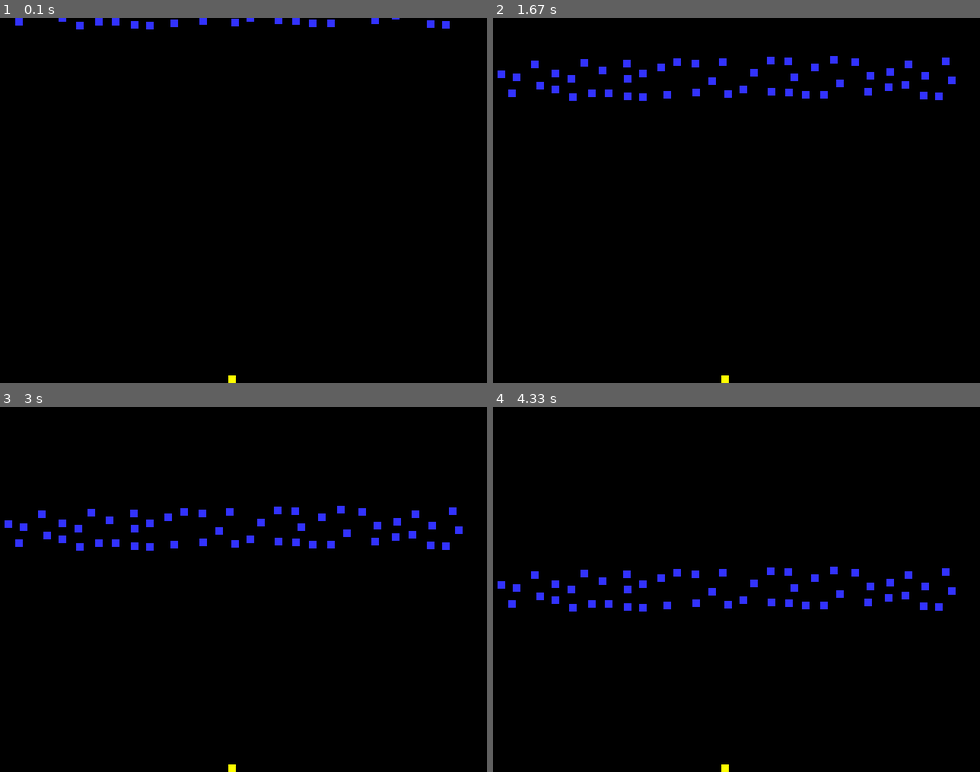
Above: before the commit, frames 1-4 (two rows, left to right).
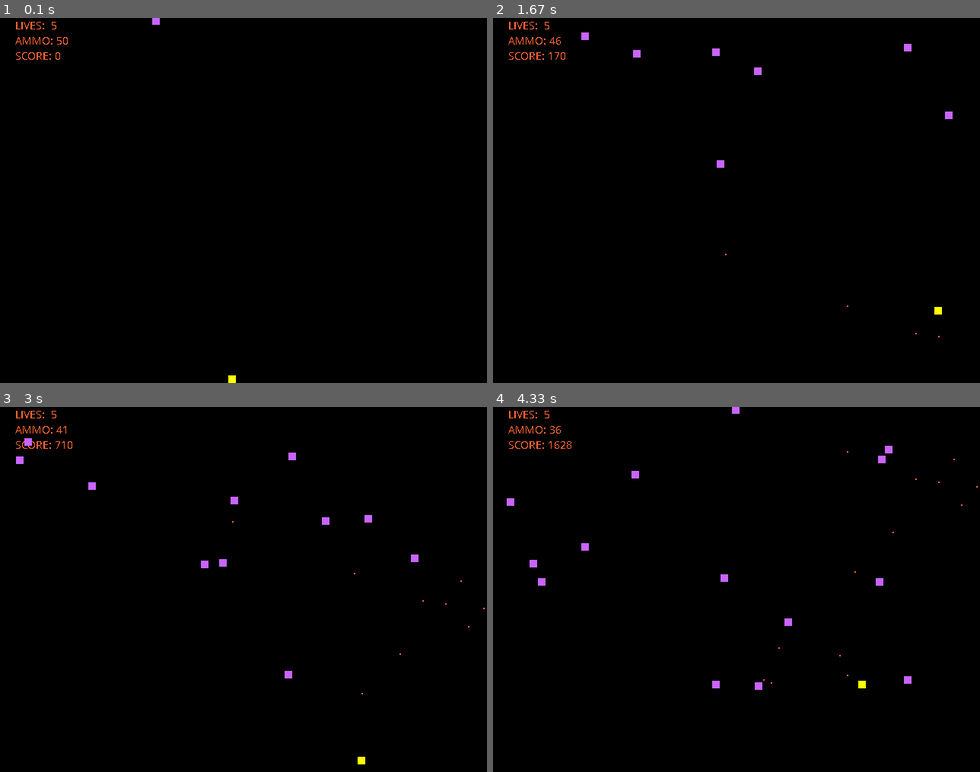
Above: after the commit, the same moments.

Repository: ErdemGunseli/Other
Game: pygame game, started from invaders.py
Same seed, same stepped clock (60 frames per second), same inputs: the game is played once before the commit and once after it.
Inputs:
- Up to frame 1 (0.1 s): no input
- Up to frame 2 (1.67 s): hold Space 0.33-0.8 s; hold D 0.33-0.8 s; hold D 0.83-1.3 s; tap Space at 0.9, 1.2, 1.4 s; hold W 1.33-1.63 s
- Up to frame 3 (3 s): hold D 1.67-2.13 s; tap Space at 1.73, 2.03, 2.23, 2.53, 2.8 s; hold A 2.17-2.7 s; hold S from 2.73 s (still down)
- Up to frame 4 (4.33 s): release S at 3.03 s; hold A 3.07-3.47 s; tap Space at 3.13, 3.43, 3.57, 3.97, 4.27 s; hold W 3.5-3.87 s; hold D from 3.9 s (still down)

The runs differ from the first frame. In frame 1, 0.7% of the frame differs, in the area x 3-93%, y 0-12%; in frame 2, 2.1%; in frame 3, 2.2%; in frame 4, 2.3%, in the area x 0-100%, y 0-100%.

Commit message:
Update invaders.py

Diff:
--- a/invaders.py
+++ b/invaders.py
@@ -1,15 +1,26 @@
+
 import pygame
 import random
 import math
-
+from pygame.constants import K_DOWN
 from pygame.display import set_palette, update
+from pygame.event import pump
 from pygame.sprite import spritecollide
+from pygame.constants import K_UP
+pygame.font.init()
+
+#TODO: Improve movement.
+#TODO: Have the while loop minimised.
+#TODO: Make multiple levels.
+#TODO: Make the enemies disappear when hit and add 5 to the bullet count as well as 1 to the score.
 
 # Colours:
 BLACK = (0,0,0)
 WHITE = (255,255,255)
 BLUE = (50,50,255)
 YELLOW = (255,255,0)
+RED = (255,100, 50)
+PURPLE = (200,100,255)
 
 pygame.init()
 
@@ -18,10 +29,14 @@
 screen = pygame.display.set_mode(size)
 bullets = 100
 
+maxInvaderSpeed = 10
+
 invaderGroup = pygame.sprite.Group() # A list of enemies.
+bulletGroup = pygame.sprite.Group() # A list of bullets.
 allSpritesGroup = pygame.sprite.Group() # A list of all sprites.
 
-numberOfEnemies = 50 # There will be 50 enemies.
+
+numberOfEnemies = 20 # There will be 20 enemies.
 
 playerMovePerFrame = 5 # The number of px the player will move per frame.
 
@@ -37,6 +52,8 @@
         super().__init__() #Inherits from Sprite Class
 
         self.speed = speed
+        self.xSpeed = speed * random.randrange(-1, 2)
+        self.ySpeed = speed * random.randrange(1, 3)
 
         # Creates a sprite and fills it with 'color'.
         self.image = pygame.Surface([width,height])
@@ -44,24 +61,37 @@
 
         # Sets the position of the sprite within the range.
         self.rect = self.image.get_rect()
-        self.rect.x = random.randrange(0, 600)
-        self.rect.y = random.randrange(-50, 0)
+        self.rect.x = random.randrange(30, 600)
+        self.rect.y = random.randrange(-500, 0)
 
     # Class update function
     def update(self):
-        if self.rect.y + 5 <= 480:
-            self.rect.y = self.rect.y + self.speed
-        else:
-            self.rect.y = 0
+        if self.rect.y > 700:
+            self.rect.y = -60
+        elif self.rect.x <= 0 or self.rect.x >= 630:
+            self.xSpeed = -self.xSpeed
+
+        self.rect.x += self.xSpeed
+        self.rect.y += self.ySpeed
+
 
 
 class Player(pygame.sprite.Sprite):
 
-    def __init__(self, color, width, height): # Constructor
+    def __init__(self, color, width, height, bulletCount): # Constructor
 
         super().__init__() # Inherits from Sprite Class
 
         self.speed = 0  # The speed of the player is 0.
+        self.xSpeed = self.speed
+        self.ySpeed = self.speed
+
+        self.lives = 5
+        self.bulletCount = bulletCount
+        self.score = 0
+
+        self.width = width
+        self.height = height
 
         # Creates a sprite and fills it with 'color'.
         self.image = pygame.Surface([width,height])
@@ -72,56 +102,108 @@
         self.rect.x = 300
         self.rect.y =  470
 
-
-
-    def setPlayerSpeed(self, speed):
-        #TODO: Add selection to ensure that the player doesn't go offscreen.
-
-            self.speed = speed
-
-
+    def bulletShooter(self):
+        if self.bulletCount > 0:
+            myBullet = Bullet(self.rect.x + 0.5 * self.width, self.rect.y )
+            bulletGroup.add(myBullet)
+            allSpritesGroup.add(myBullet)
+
+            self.bulletCount -= 1
+
+    def playerScoreDisplayer(self):
+        defaultFont = pygame.font.SysFont('Comic Sans MS', 15)
+        myLives = defaultFont.render("LIVES:  {}".format(self.lives), False, RED)
+        muBulletCount = defaultFont.render("AMMO: {}".format(self.bulletCount), False, RED)
+        myScore = defaultFont.render("SCORE: {}".format(self.score), False, RED)
+
+        screen.blit(myLives, (20,0))
+        screen.blit(muBulletCount, (20, 20))
+        screen.blit(myScore, (20, 40))
+
+
+    def decreaseLife(self):
+        self.lives -= 1
+
+    def increaseScore(self):
+        self.score += 1
+
+
+    def setPlayerSpeed(self, coordinate, speed):
+        if coordinate == "x":
+            self.xSpeed = speed
+        elif coordinate == "y":
+            self.ySpeed = speed
 
     def update(self):
-        self.rect.x += self.speed
-
-def detached(myEnemy, enemyGroup): # Checks if the new enemy is detached from all previously creted ones.
-    for enemy in enemyGroup:
-        # If for all of the enemies, the difference in x or y coordinates is 10 or less, it is not detached. Used 20 to make them spread apart.
-        if (abs(myEnemy.rect.x - enemy.rect.x) < 20) and (abs(myEnemy.rect.y - enemy.rect.y) < 20):
-            return False
-
-    return True
+        self.rect.x += self.xSpeed
+        self.rect.y += self.ySpeed
+
+        # Ensures that the player cannot leave the screen:
+        if self.rect.x < 0: self.rect.x = 0
+        elif self.rect.x > 630: self.rect.x = 630
+
+        if self.rect.y < 0: self.rect.x = 0
+
+        elif self.rect.y > 470: self.rect.y = 470
+
+
+class Bullet(pygame.sprite.Sprite):
+    def __init__(self, xSpawn, ySpawn):
+        super().__init__()
+
+        self.speed = 2
+        self.color = RED
+
+        self.image = pygame.Surface([2,2])
+        self.image.fill(self.color)
+        self.rect = self.image.get_rect()
+
+        self.rect.x = xSpawn
+        self.rect.y = ySpawn
+
+    def update(self):
+        self.rect.y -= 2
+
 
 # When this is true, the game will end:
 done = False
 
 for x in range(numberOfEnemies):
-    isDetached = False
-    while not isDetached: #Repeats until the enemy generated is detached from all others.
-        myInvader = Invaders(BLUE, 10, 10,1) # The enemiws are blue, 10px squares with a speed if 1px/frame.
-
-        if detached(myInvader, invaderGroup):
-            invaderGroup.add(myInvader) # Adds the new enemy to the group of enemy.
-            allSpritesGroup.add(myInvader) # Adds the new snowflake to the group of all sprites.
-            isDetached = True
-
-myPlayer = Player(YELLOW, 10, 10) # The player is a 10px square.
+        myInvader = Invaders(PURPLE, 10, 10, 1) # The enemies are blue, 10px squares with a speed if 1px/frame
+        invaderGroup.add(myInvader) # Adds the new enemy to the group of enemy.
+        allSpritesGroup.add(myInvader) # Adds the new snowflake to the group of all sprites.
+
+# I have removed the function that ensures that the enemies are detached.
+
+myPlayer = Player(YELLOW, 10, 10, 50) # The player is a 10px square.
 allSpritesGroup.add(myPlayer)
+
+
 clock = pygame.time.Clock()
 
 ### This is the Game Loop:
 while not done:
+      #The screen background is BLACK:
+    screen.fill(BLACK)
     for event in pygame.event.get():
         if event.type == pygame.QUIT:
             done = True
         elif event.type == pygame.KEYDOWN:
-            if event.key == pygame.K_LEFT:
-                myPlayer.setPlayerSpeed(-5)
-            elif event.key == pygame.K_RIGHT:
-                myPlayer.setPlayerSpeed(5)
+            if event.key == pygame.K_a:
+                myPlayer.setPlayerSpeed("x",-5)
+            if event.key == pygame.K_d:
+                myPlayer.setPlayerSpeed("x",5)
+            if event.key == pygame.K_w:
+                myPlayer.setPlayerSpeed("y",-5)
+            if event.key == pygame.K_s:
+                myPlayer.setPlayerSpeed("y",5)
+            if event.key == pygame.K_SPACE:
+                myPlayer.bulletShooter()
         elif event.type == pygame.KEYUP:
-            if event.key == pygame.K_LEFT or event.key == pygame.K_RIGHT:
-                myPlayer.setPlayerSpeed(0)
+            if event.key == pygame.K_a or event.key == pygame.K_d:
+                myPlayer.setPlayerSpeed("x",0)
+            elif event.key == pygame.K_w or event.key == pygame.K_s:
+                myPlayer.setPlayerSpeed("y",0)
 
     ##The Game Logic:
     allSpritesGroup.update()
@@ -131,12 +213,18 @@
     # Checks if any invader has collided with the player and removes that invader from the invader group.
     hitPlayerGroup = pygame.sprite.spritecollide(myPlayer, invaderGroup, True)
 
-    #The screen background is BLACK:
-    screen.fill(BLACK)
+    for i in hitPlayerGroup:
+        myPlayer.decreaseLife()
+
+    for i in bulletGroup: #NOT WORKING>>>>>>>>>>>>>>>>>>>>>>>>>>>>>>>>>>>>>>>>>>>>>>>>>>>>>>>>>>>>>>>>>>>>>>>>>>>>>>>
+        hitByBulletGroup = pygame.sprite.spritecollide(i, invaderGroup, True)
+        myPlayer.increaseScore()
+
+
+    myPlayer.playerScoreDisplayer()
+
 
     allSpritesGroup.draw(screen)
-
-
 
 
     #This will flip the display to reveal the new position of objects:
